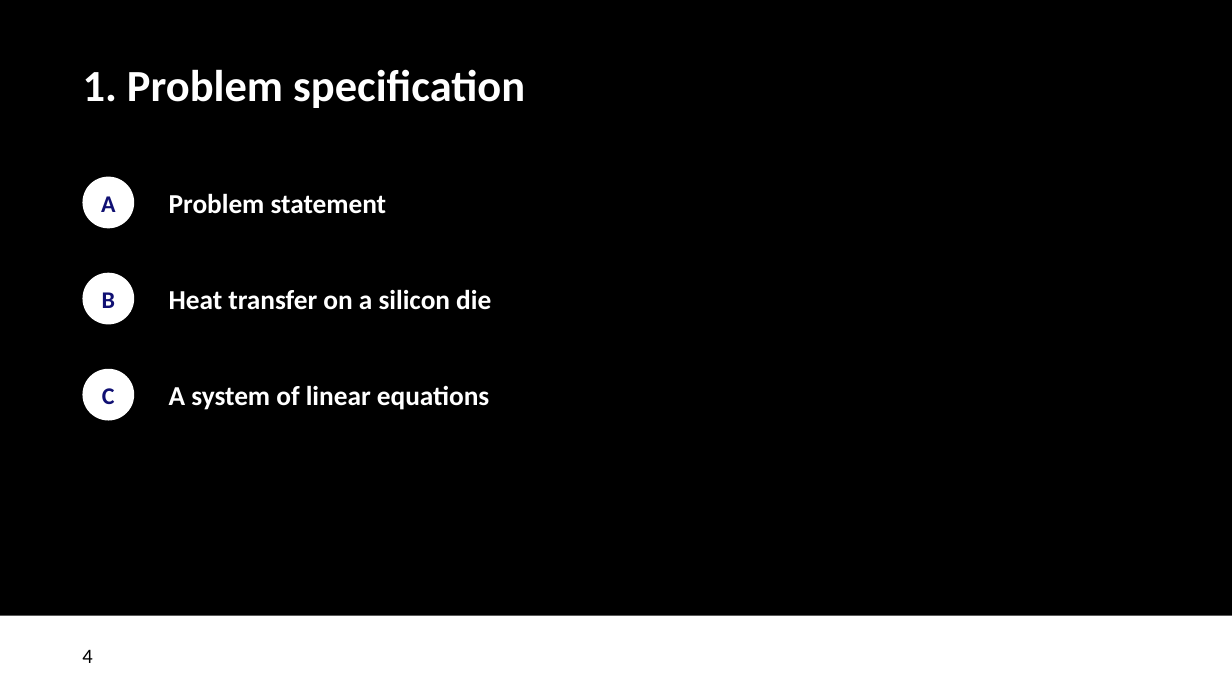
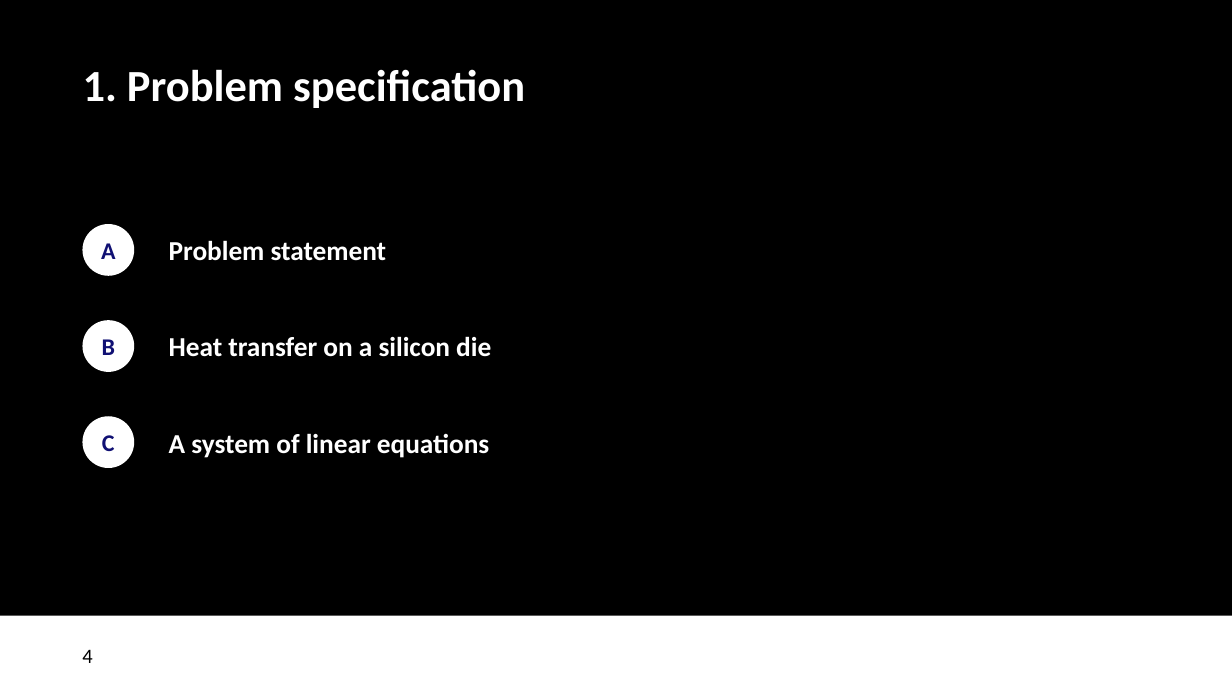
Before and after one commit to biaslab/ProbNum2026-Tutorial, a slide deck: slide 4 of slides/BIASlab-ProbNum2026.pptx. Drawn at 1232x693 pixels with LibreOffice and Linux fonts; fonts in the diff are those of the drawing; background and template pictures are left out. Boxes give left, top, right and bottom in pixels: in the first picture for what was removed or moved away, otherwise in the second. Text is boxed around its words. In the diff, an @@ line names an element or a change of style, - is before the commit and + after.

```diff
--- a/slides/BIASlab-ProbNum2026.pptx
+++ b/slides/BIASlab-ProbNum2026.pptx
@@ 3 ellipses: place and size @@
-3 ellipses at bbox=[83, 176, 134, 420]
+3 ellipses at bbox=[83, 224, 134, 468]
@@ 3 texts: place and size @@
-3 texts at bbox=[169, 193, 491, 410]
+3 texts at bbox=[169, 240, 491, 458]
```
Also in this commit, not shown: 3 other slides changed, 3 slides added, 1 slide removed, 6 other files.
